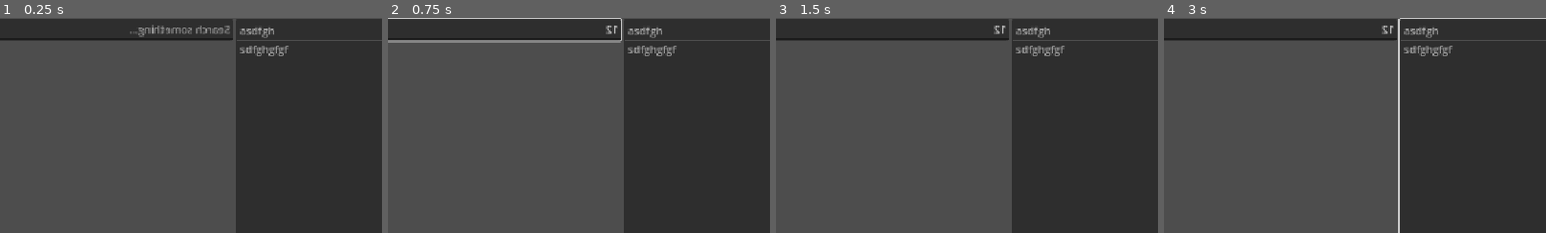
Above: before the commit, frames 1-4 (left to right).
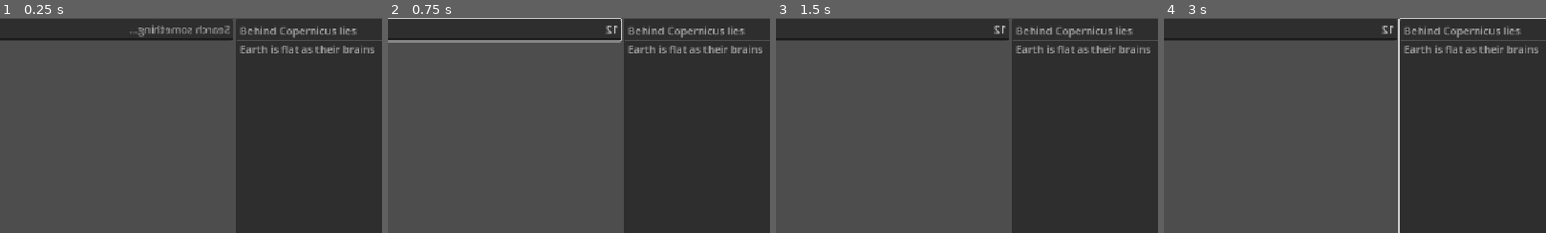
Above: after the commit, the same moments.

Repository: FeniXb3/bubble-engine
Game: Godot game, scene res://scenes/main.tscn
Two runs of this game, one before a commit and one after it. Both use one fixed random seed, a clock stepped at 60 frames per second and the inputs below.
Inputs (mouse positions are % of the whole screen's width and height, from its top left):
- Up to frame 1 (0.25 s): no input
- Up to frame 2 (0.75 s): click (27, 7) at 0.52 s; type "12" at 0.6 s
- Up to frame 3 (1.5 s): click "GO" at 1.25 s
- Up to frame 4 (3 s): click "GO" at 2 s; tap Enter at 2.75 s; move the mouse to (72, 45) at 2.77 s; hold Up (ui_up) from 2.78 s (still down); tap O at 2.85 s; click (72, 45) at 2.92 s
The pictures show only the part of the screen within x 19-69%, y 4-54%; the shares and areas given below are measured in that part.

The runs differ from the first frame. In frame 1, 1.3% of the frame differs, in the area x 62-98%, y 3-18%; in frame 2, 1.3%; in frame 3, 1.3%; in frame 4, 1.3%.

Commit message:
Filter available results

Diff:
--- /dev/null
+++ b/resources/sample_data.tres
@@ -0,0 +1,51 @@
+[gd_resource type="Resource" script_class="GameData" load_steps=10 format=3 uid="uid://seg4sdlnbehf"]
+
+[ext_resource type="Script" uid="uid://b6f4d3ixd3l5n" path="res://scripts/resources/human.gd" id="1_eqmsu"]
+[ext_resource type="Script" uid="uid://bmyqsksr6337x" path="res://scripts/resources/query.gd" id="2_ou03s"]
+[ext_resource type="Script" uid="uid://c2nq8gq0i8mhb" path="res://scripts/resources/game_data.gd" id="2_xv1yj"]
+[ext_resource type="Script" uid="uid://ca27kkmccmd5k" path="res://scripts/resources/result.gd" id="3_ou03s"]
+
+[sub_resource type="Resource" id="Resource_xv1yj"]
+script = ExtResource("2_ou03s")
+text = "Flat earth truth"
+positive_tags = Array[String](["flat earth"])
+negative_tags = Array[String]([])
+metadata/_custom_type_script = ExtResource("2_ou03s")
+
+[sub_resource type="Resource" id="Resource_frgmt"]
+script = ExtResource("1_eqmsu")
+name = ""
+queries = Array[ExtResource("2_ou03s")]([SubResource("Resource_xv1yj")])
+positive_tags = Array[String]([])
+negative_tags = Array[String]([])
+metadata/_custom_type_script = ExtResource("1_eqmsu")
+
+[sub_resource type="Resource" id="Resource_j32xr"]
+script = ExtResource("3_ou03s")
+title = "Behind Copernicus lies"
+description = ""
+positive_tags = Array[String](["flat earth"])
+negative_tags = Array[String]([])
+metadata/_custom_type_script = ExtResource("3_ou03s")
+
+[sub_resource type="Resource" id="Resource_pc7no"]
+script = ExtResource("3_ou03s")
+title = "Earth is flat as their brains"
+description = ""
+positive_tags = Array[String]([])
+negative_tags = Array[String](["flat earth"])
+metadata/_custom_type_script = ExtResource("3_ou03s")
+
+[sub_resource type="Resource" id="Resource_ou03s"]
+script = ExtResource("3_ou03s")
+title = "News about nothing"
+description = ""
+positive_tags = Array[String](["nothingburger"])
+negative_tags = Array[String]([])
+metadata/_custom_type_script = ExtResource("3_ou03s")
+
+[resource]
+script = ExtResource("2_xv1yj")
+humans = Array[ExtResource("1_eqmsu")]([SubResource("Resource_frgmt")])
+results = Array[ExtResource("3_ou03s")]([SubResource("Resource_j32xr"), SubResource("Resource_pc7no"), SubResource("Resource_ou03s")])
+metadata/_custom_type_script = ExtResource("2_xv1yj")
--- a/scenes/main.tscn
+++ b/scenes/main.tscn
@@ -1,9 +1,10 @@
-[gd_scene load_steps=3 format=3 uid="uid://dvwpk5124o4es"]
+[gd_scene load_steps=4 format=3 uid="uid://dvwpk5124o4es"]
 
 [ext_resource type="Script" uid="uid://bd400a1w377bh" path="res://scripts/main.gd" id="1_0wfyh"]
 [ext_resource type="PackedScene" uid="uid://cbutk778cqf52" path="res://scenes/search_bar.tscn" id="1_o5qli"]
+[ext_resource type="Resource" uid="uid://seg4sdlnbehf" path="res://resources/sample_data.tres" id="2_sugp2"]
 
-[node name="Main" type="Control"]
+[node name="Main" type="Control" node_paths=PackedStringArray("available_results")]
 layout_mode = 3
 anchors_preset = 15
 anchor_right = 1.0
@@ -11,6 +12,8 @@
 grow_horizontal = 2
 grow_vertical = 2
 script = ExtResource("1_0wfyh")
+data = ExtResource("2_sugp2")
+available_results = NodePath("MainMarginContainer/HBoxContainer/BackendContainer/AvailableResults")
 
 [node name="MainMarginContainer" type="MarginContainer" parent="."]
 layout_mode = 1
--- a/scenes/search_bar.tscn
+++ b/scenes/search_bar.tscn
@@ -3,6 +3,7 @@
 [ext_resource type="Script" uid="uid://doul7wro0a34o" path="res://scripts/search_bar.gd" id="1_nw6hu"]
 
 [node name="SearchBar" type="Control" node_paths=PackedStringArray("container")]
+custom_minimum_size = Vector2(1152, -31)
 layout_mode = 3
 anchors_preset = 14
 anchor_top = 0.5
@@ -24,7 +25,8 @@
 offset_bottom = 31.0
 grow_horizontal = 2
 grow_vertical = 2
-pivot_offset = Vector2(576, 0)
+scale = Vector2(-1, 1)
+pivot_offset = Vector2(576, -15.5)
 size_flags_horizontal = 4
 size_flags_vertical = 4
 alignment = 1
--- a/scripts/main.gd
+++ b/scripts/main.gd
@@ -1 +1,21 @@
 extends Control
+@export var data: GameData
+
+@export var available_results: ItemList
+
+
+func get_related_results(query: Query) -> Array[Result]:
+	var query_tags := query.negative_tags + query.positive_tags
+	return data.results.filter(func(r: Result): return filter_result(r, query_tags))
+
+func filter_result(r: Result, tags: Array[String]) -> bool:
+	return r.positive_tags.any(func(t: String): return tags.has(t)) or r.negative_tags.any(func(t: String): return tags.has(t))
+
+func _ready() -> void:
+	var human: Human = data.humans.pick_random()
+	var query: Query = human.queries.pick_random()
+	var results := get_related_results(query)
+
+	available_results.clear()
+	for r in results:
+		available_results.add_item(r.title)
--- /dev/null
+++ b/scripts/resources/game_data.gd
@@ -0,0 +1,5 @@
+class_name GameData
+extends Resource
+
+@export var humans: Array[Human]
+@export var results: Array[Result]
Not shown, added: scripts/resources/game_data.gd.uid
